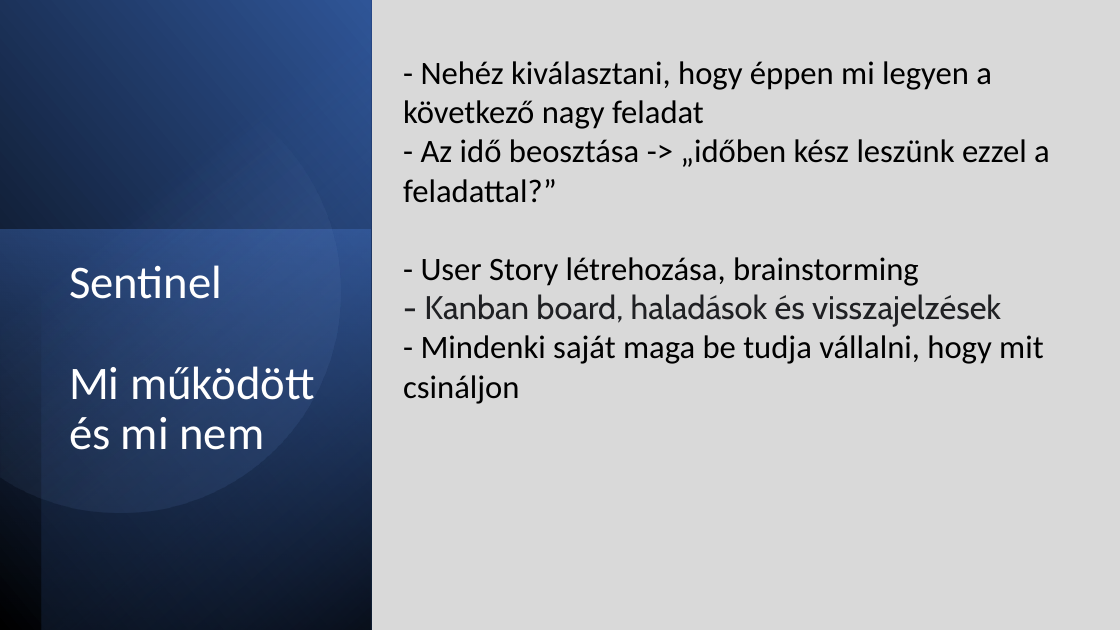
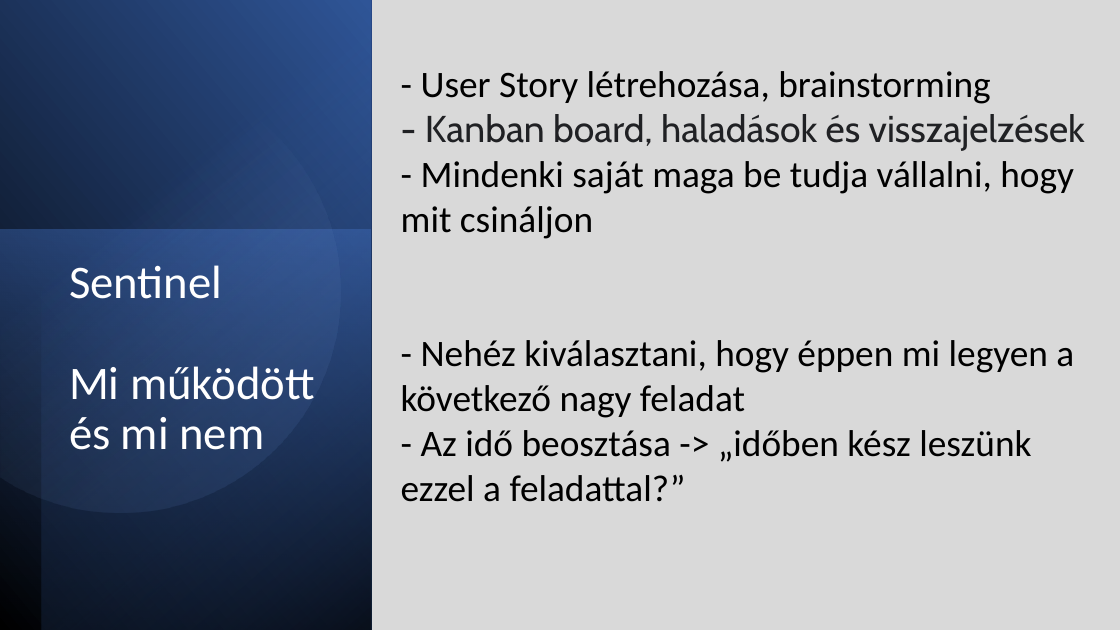
Before and after one commit to zal2004/AgilisSzoftFejlDemo, a slide deck: slide 10 of Sentinel.pptx (slide 11 before the commit). Drawn at 1120x630 pixels with LibreOffice and Linux fonts; fonts in the diff are those of the drawing. Boxes give left, top, right and bottom in pixels: in the first picture for what was removed or moved away, otherwise in the second. Text is boxed around its words. In the diff, an @@ line names an element or a change of style, - is before the commit and + after.

```diff
--- a/Sentinel.pptx
+++ b/Sentinel.pptx
@@ text "- User Story létrehozása, brainstorming": place and size @@
-text "- User Story létrehozása, brainstorming" at bbox=[403, 61, 1050, 404]
+text "- User Story létrehozása, brainstorming" at bbox=[401, 71, 1085, 502]
@@ text at bbox=[401, 71, 1085, 239]: size 28 to 32 pt in "- User Story létrehozása, brainstorming", "- Kanban board, haladások és visszajelzések", "- Mindenki saját maga be tudja vállalni, ..." @@
@@ text at bbox=[403, 61, 1050, 203]: paragraphs removed @@
-- Nehéz kiválasztani, hogy éppen mi legyen a következő nagy feladat
-- Az idő beosztása -> „időben kész leszünk ezzel a feladattal?”
@@ text at bbox=[401, 340, 1074, 502]: paragraphs added @@
+- Nehéz kiválasztani, hogy éppen mi legyen a következő nagy feladat
+- Az idő beosztása -> „időben kész leszünk ezzel a feladattal?”
```
Also in this commit, not shown: 4 other slides changed, 1 slide added, 1 slide removed, 10 other files.
